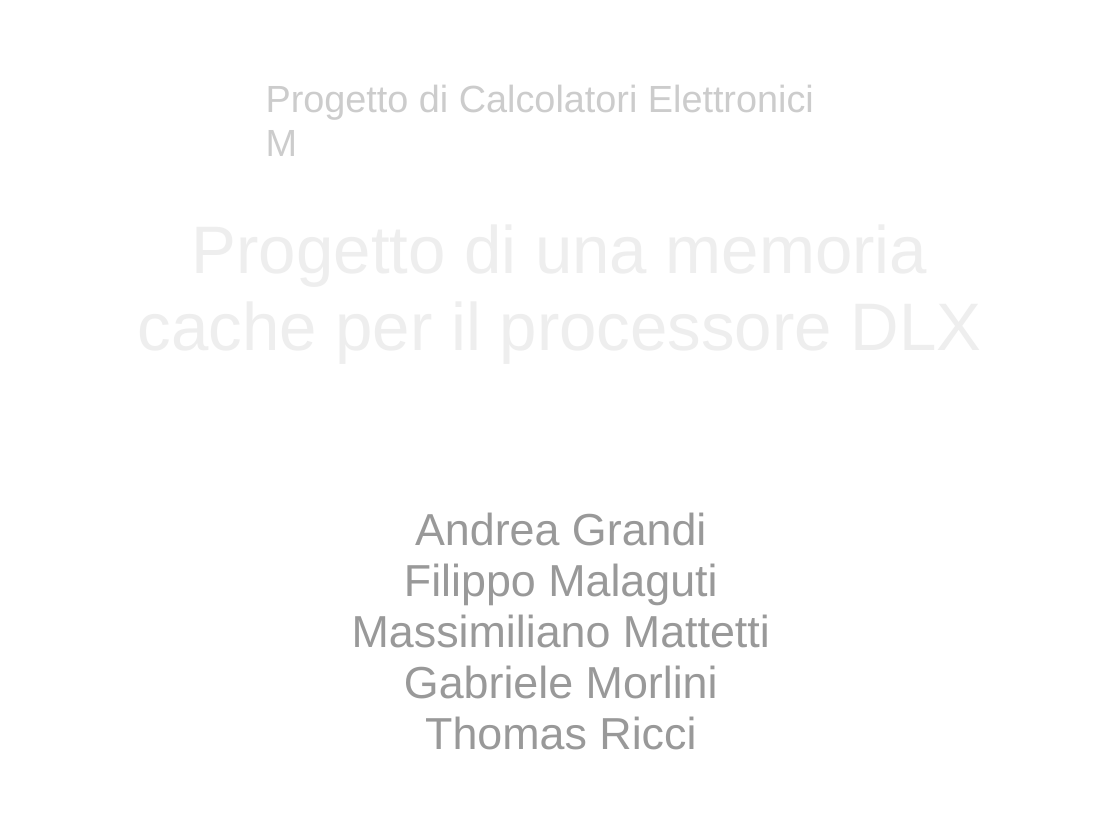
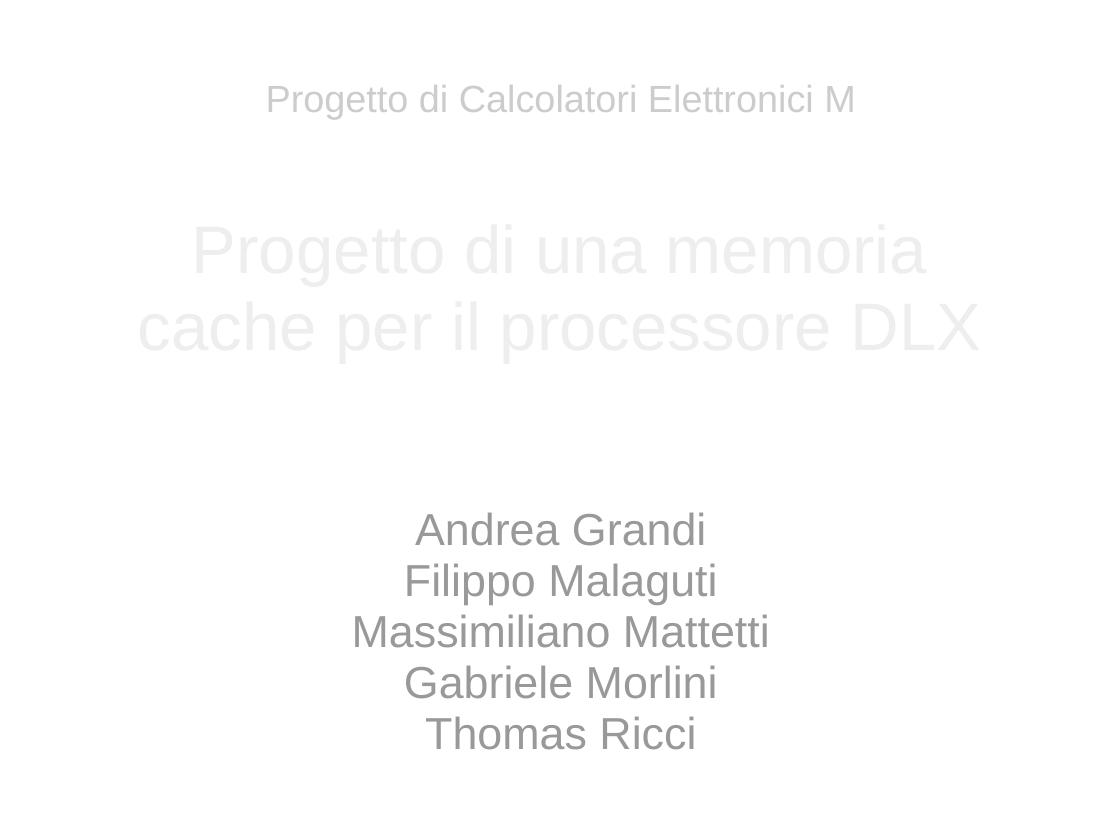
Before and after one commit to Muffo/dlxcache, a slide deck: slide 1 of Presentazione_Progetto_Cache.ppt. Drawn at 1120x840 pixels with LibreOffice and Linux fonts; fonts in the diff are those of the drawing; background and template pictures are left out. Boxes give left, top, right and bottom in pixels: in the first picture for what was removed or moved away, otherwise in the second. Text is boxed around its words. In the diff, an @@ line names an element or a change of style, - is before the commit and + after.

```diff
--- a/Presentazione_Progetto_Cache.ppt
+++ b/Presentazione_Progetto_Cache.ppt
@@ text "Progetto di Calcolatori Elettronici M" rewrapped from <box>266,85,814,156</box> to <box>266,85,856,120</box> @@
```
